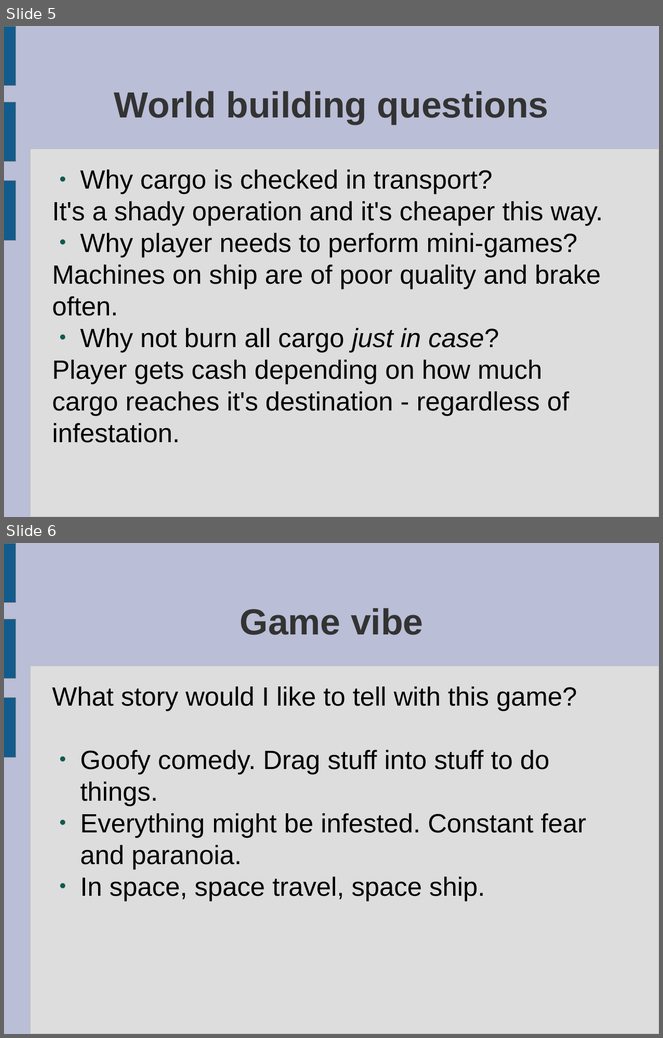
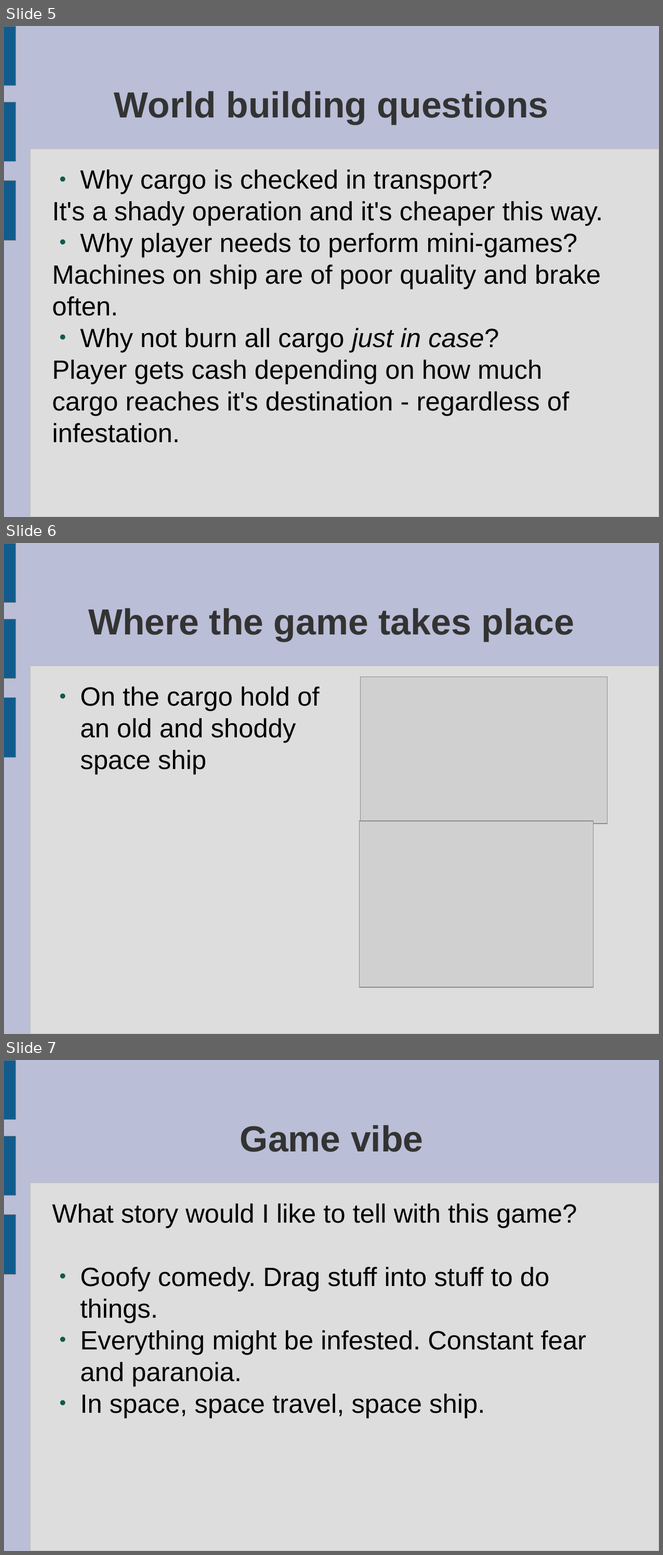
Before and after one commit to ktosox/GWJ67, a slide deck: da_plan.odp. Shown one above the other, each under a label of ours: slides 5 and 6 before the commit, slides 5, 6 and 7 after it. The pictures are 663x1038 and 663x1555 pixels, drawn with LibreOffice and Linux fonts; fonts in the diff are those of the drawing; grey boxes stand for pictures. Boxes give left, top, right and bottom in pixels: in the first picture for what was removed or moved away, otherwise in the second. Text is boxed around its words. In the diff, an @@ line names an element or a change of style, - is before the commit and + after.

Commit message:
added cargo hold for testing

```diff
--- a/da_plan.odp
+++ b/da_plan.odp
@@ slide 6 added at (x1=4, y1=543, x2=659, y2=1034), background #BABED6; not listed: 4 template elements that a slide beside it also shows @@
@@ title added at (x1=88, y1=608, x2=574, y2=641), 44 pt, text #333333, bold @@
+Where the game takes place
@@ picture added at (x1=361, y1=677, x2=608, y2=824) @@
@@ text added at (x1=80, y1=687, x2=319, y2=774), 32 pt, text #000000 @@
+● On the cargo hold of an old and shoddy space ship
@@ picture added at (x1=360, y1=821, x2=594, y2=988) @@
@@ what was slide 6 is now slide 7 @@
```
Also in this commit, not shown: 1 other slide added, 3 other files.
